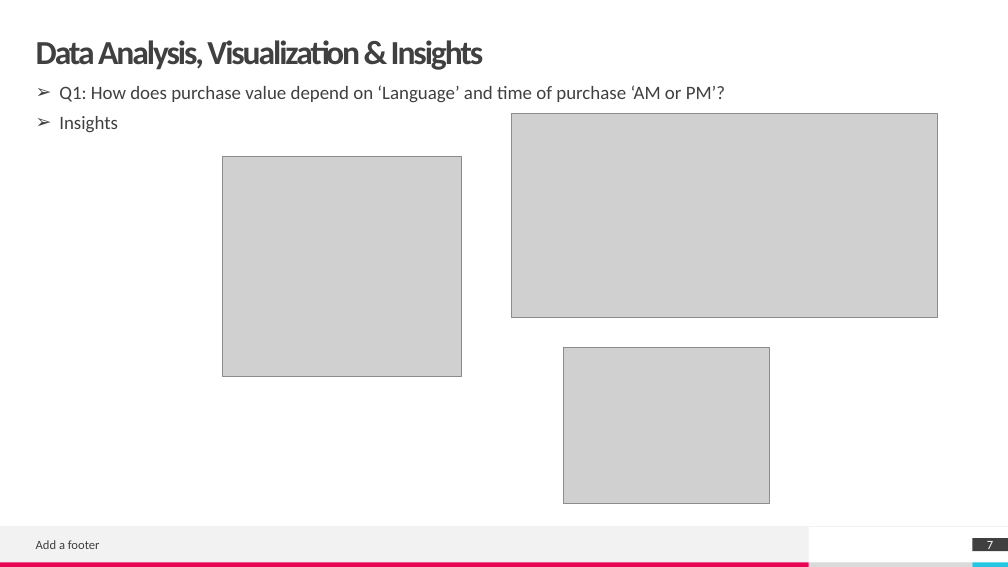
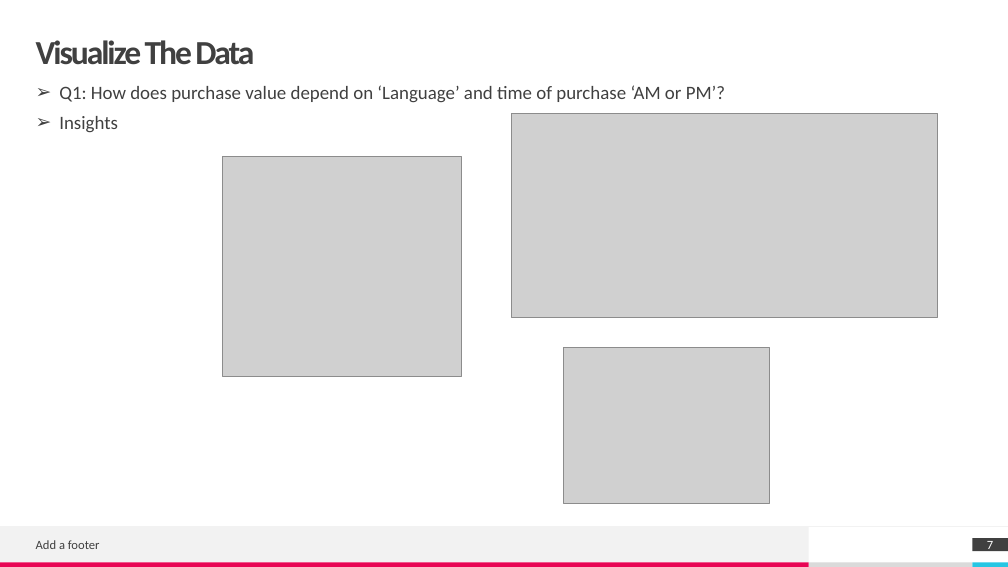
Before and after one commit to RajeshRamachander/ecom, a slide deck: slide 7 of Ecom_Eda.pptx. Drawn at 1008x567 pixels with LibreOffice and Linux fonts; fonts in the diff are those of the drawing; grey boxes stand for pictures. Boxes give left, top, right and bottom in pixels: in the first picture for what was removed or moved away, otherwise in the second. Text is boxed around its words. In the diff, an @@ line names an element or a change of style, - is before the commit and + after.

```diff
--- a/Ecom_Eda.pptx
+++ b/Ecom_Eda.pptx
@@ title at (36, 40, 254, 65): text changed @@
-Data Analysis, Visualization & Insights
+Visualize The Data
```
Also in this commit, not shown: 4 other slides changed.
